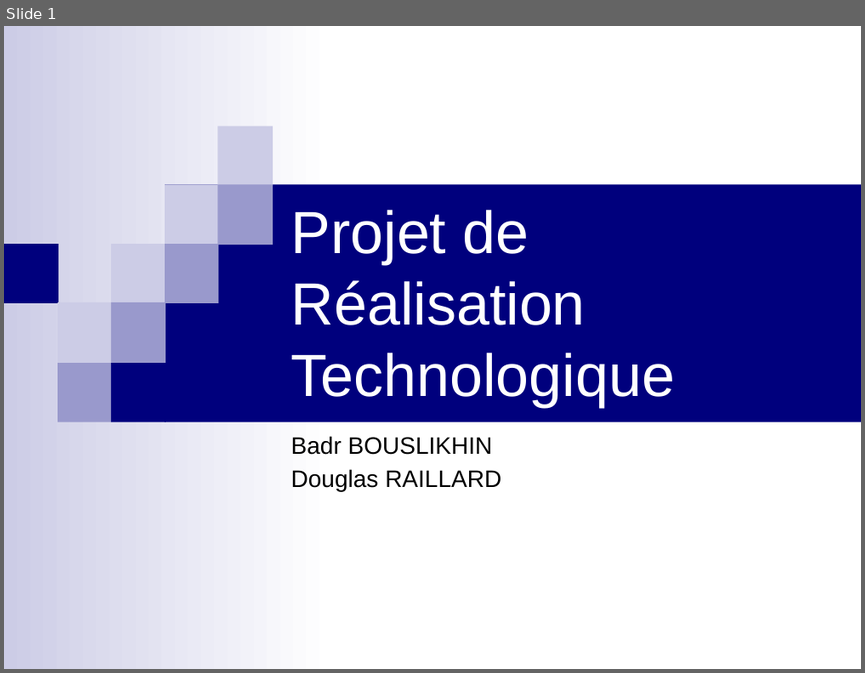
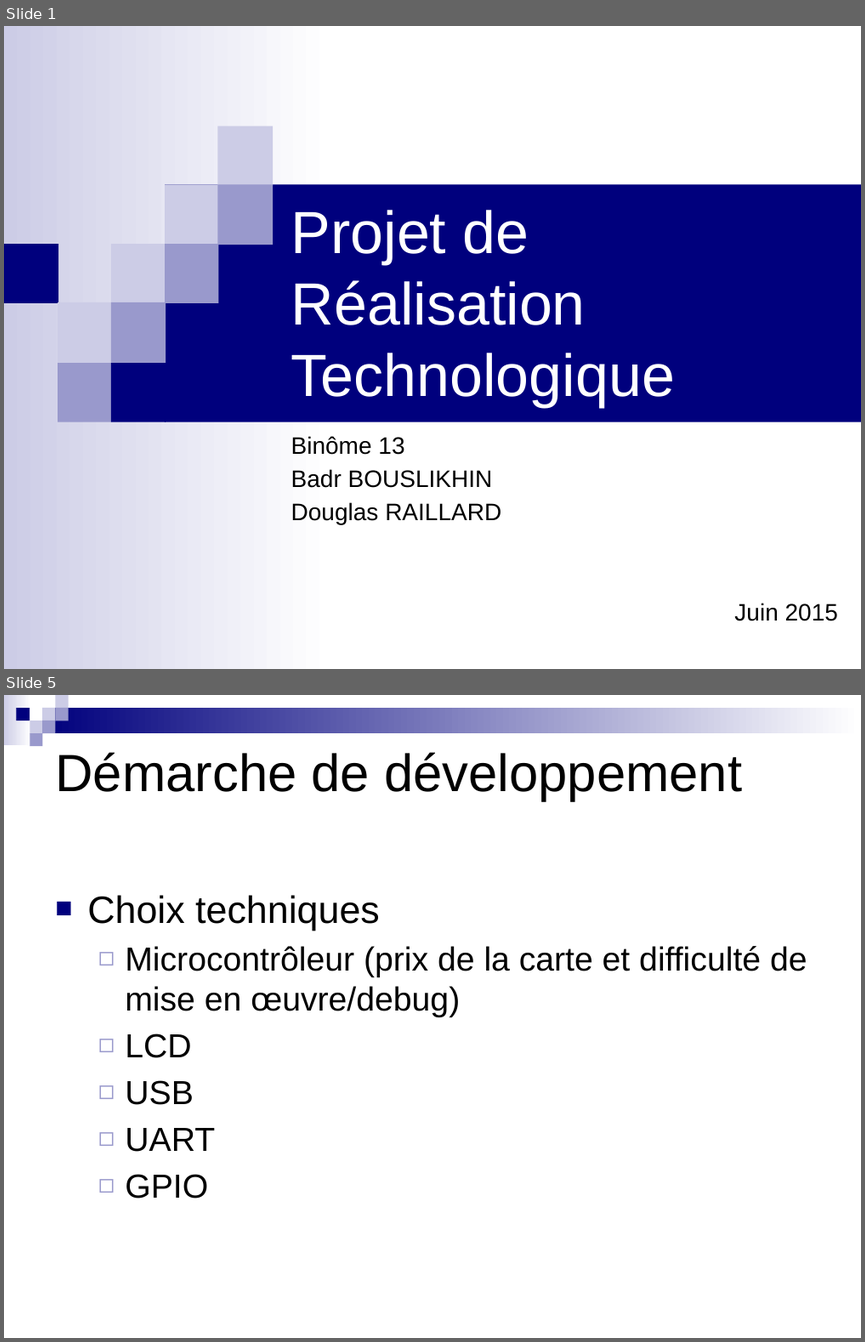
Before and after one commit to badrbouslikhin/Beluga, a slide deck: Rendu/PresentationFinale/Binome13PresentationFinalePRT.pptx. Shown one above the other, each under a label of ours: slide 1 before the commit, slides 1 and 5 after it; the slides between them are not shown. The pictures are 865x673 and 865x1342 pixels, drawn with LibreOffice and Linux fonts; fonts in the diff are those of the drawing. Boxes give left, top, right and bottom in pixels: in the first picture for what was removed or moved away, otherwise in the second. Text is boxed around its words. In the diff, an @@ line names an element or a change of style, - is before the commit and + after.

```diff
--- a/Rendu/PresentationFinale/Binome13PresentationFinalePRT.pptx
+++ b/Rendu/PresentationFinale/Binome13PresentationFinalePRT.pptx
@@ slide 5 added at (4, 695, 861, 1338), background #FFFFFF @@
@@ group added at (4, 695, 861, 746): 9 rectangles @@
@@ title added at (55, 752, 742, 801), 44 pt, text #000000 @@
+Démarche de développement
@@ text added at (87, 895, 807, 1198), 28 pt, text #000000 @@
+■ Choix techniques
+  ◻ Microcontrôleur (prix de la carte et difficulté de mise en œuvre/debug)
+  ◻ LCD
+  ◻ USB
+  ◻ UART
+  ◻ GPIO
@@ slide 1 changed as well @@
@@ subtitle at (291, 436, 404, 454): paragraph added @@
+Binôme 13
@@ subtitle at (734, 602, 838, 621): paragraph added @@
+Juin 2015
```
Also in this commit, not shown: 10 other slides added, 1 slide removed.
